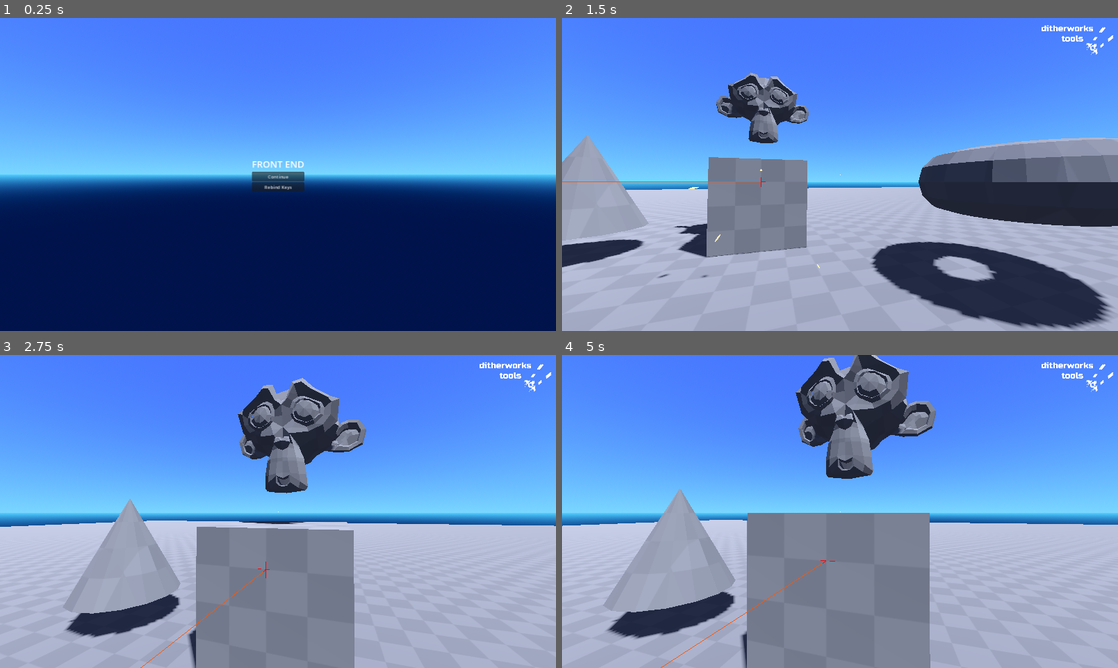
Above: before the commit, frames 1-4 (two rows, left to right).
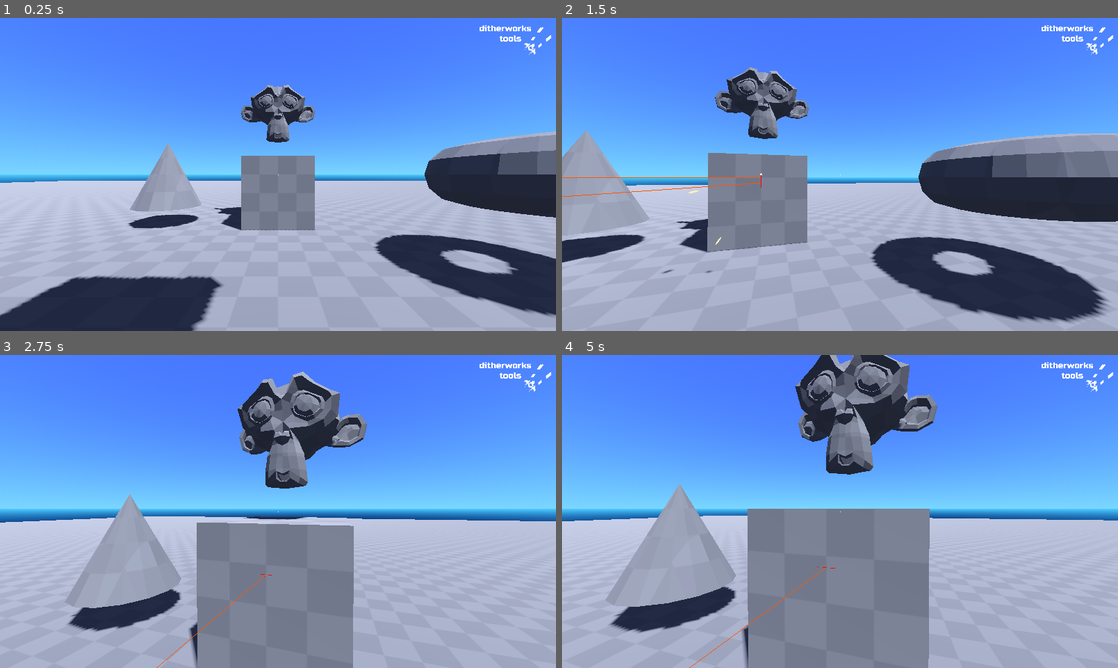
Above: after the commit, the same moments.

Repository: ditherworks/ditherworks_tools
Game: Godot game, scene res://demo/scenes/demo_world.tscn
Two runs of this game, one before a commit and one after it. Both use one fixed random seed, a clock stepped at 60 frames per second and the inputs below.
Inputs (mouse positions are in pixels of both pictures, inside the frame that each line leads up to):
- Up to frame 1 (0.25 s): no input
- Up to frame 2 (1.5 s): click (840, 177) at 0.5 s, where only the run before the commit has a clickable "Continue"; tap Enter at 1.25 s; move the mouse to (867, 174) at 1.27 s; press the mouse at (867, 174) at 1.28 s; hold W (move_forward) from 1.28 s (still down)
- Up to frame 3 (2.75 s): keep holding W (move_forward); tap Space (jump) at 1.52, 2.27 s; move the mouse to (250, 511) at 2.02 s; release the mouse at (250, 511) at 2.03 s; tap 0 at 2.1 s
- Up to frame 4 (5 s): keep holding W (move_forward); tap Space (jump) at 2.75, 3.77, 4.25, 4.52 s; move the mouse to (851, 505) at 2.77 s; press the mouse at (851, 505) at 2.78 s; tap Enter at 3.5 s; move the mouse to (834, 517) at 3.52 s; release the mouse at (834, 517) at 3.53 s; tap 0 at 3.6 s; move the mouse to (878, 514) at 4.27 s; press the mouse at (878, 514) at 4.28 s; tap Escape (pause) at 4.9 s

The runs differ from the first frame. In frame 1, 54% of the frame differs, in the area x 0-100%, y 2-100%; in frame 2, 9.4%; in frame 3, 9.2%; in frame 4, 8.0%.

Commit message:
front end
- disabled input on all disabled scenes

Diff:
--- a/demo/scenes/game.tscn
+++ b/demo/scenes/game.tscn
@@ -10,6 +10,7 @@
 _hud = NodePath("Hud")
 _pause = NodePath("PauseScreen")
 _front_end = NodePath("FrontEnd")
+_start_in_game = true
 
 [node name="Hud" parent="." instance=ExtResource("2_2ndga")]
 
--- a/demo/scenes/pause_screen.tscn
+++ b/demo/scenes/pause_screen.tscn
@@ -51,7 +51,7 @@
 
 [node name="Return" type="Button" parent="VBoxContainer2/ButtonList"]
 layout_mode = 2
-text = "Return To Game"
+text = "Continue"
 
 [node name="Exit" type="Button" parent="VBoxContainer2/ButtonList"]
 layout_mode = 2
--- a/game/front_end.gd
+++ b/game/front_end.gd
@@ -15,9 +15,9 @@
 func _ready() -> void:
 	_register_with_children()
 
-	# hide all screens
+	# disable
 	for child : MenuScreen in get_children():
-		child.visible = false
+		child.exit()
 
 	goto_screen(_starting_screen)
 
--- a/game/menu_screen.gd
+++ b/game/menu_screen.gd
@@ -14,12 +14,14 @@
 # Public Functions
 func enter(previous: MenuScreen) -> void:
 	visible = true
+	set_process_input(true)
 	if previous:
 		_previous = previous
 
 
 func exit() -> void:
 	visible = false
+	set_process_input(false)
 
 
 func register_front_end(front_end: FrontEnd) -> void:
